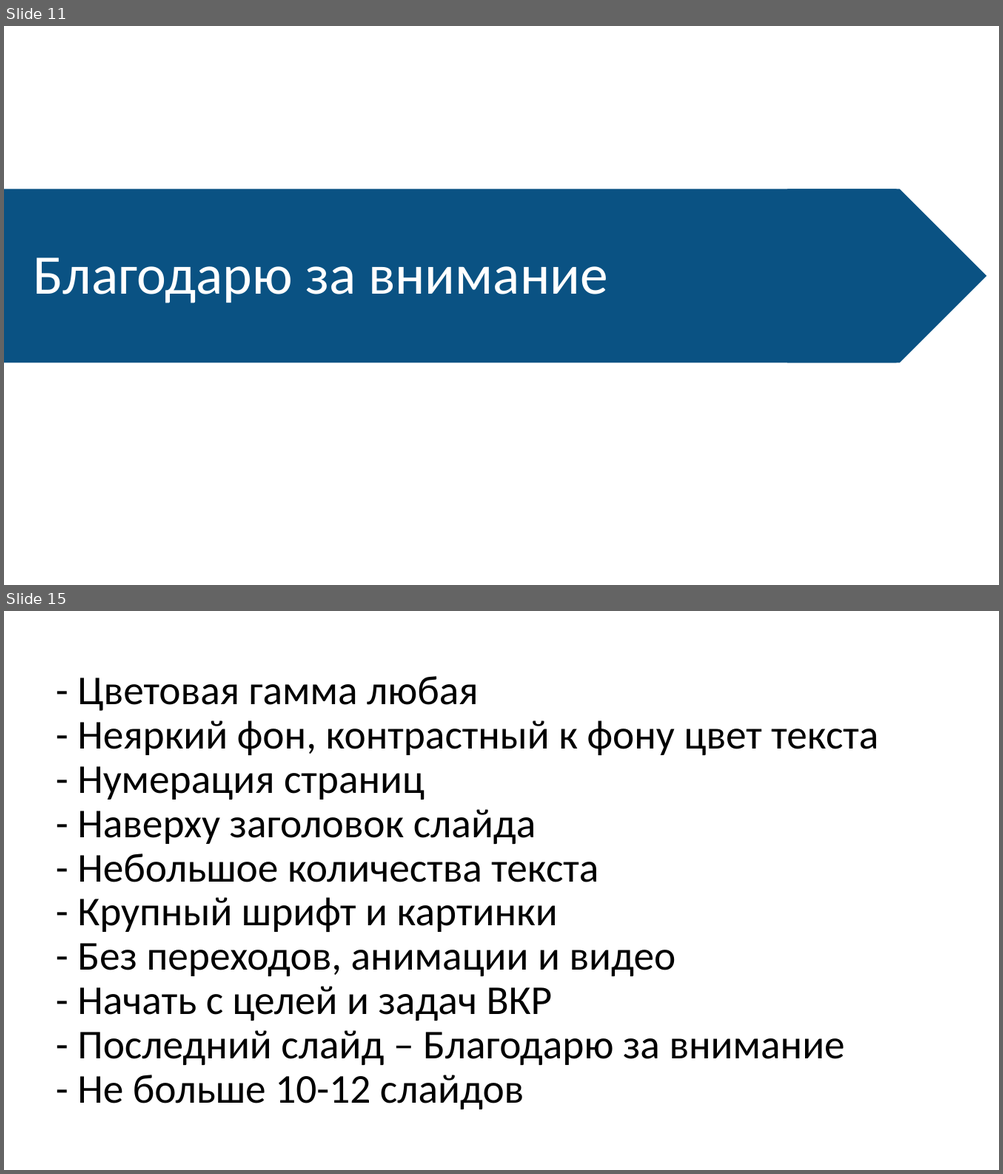
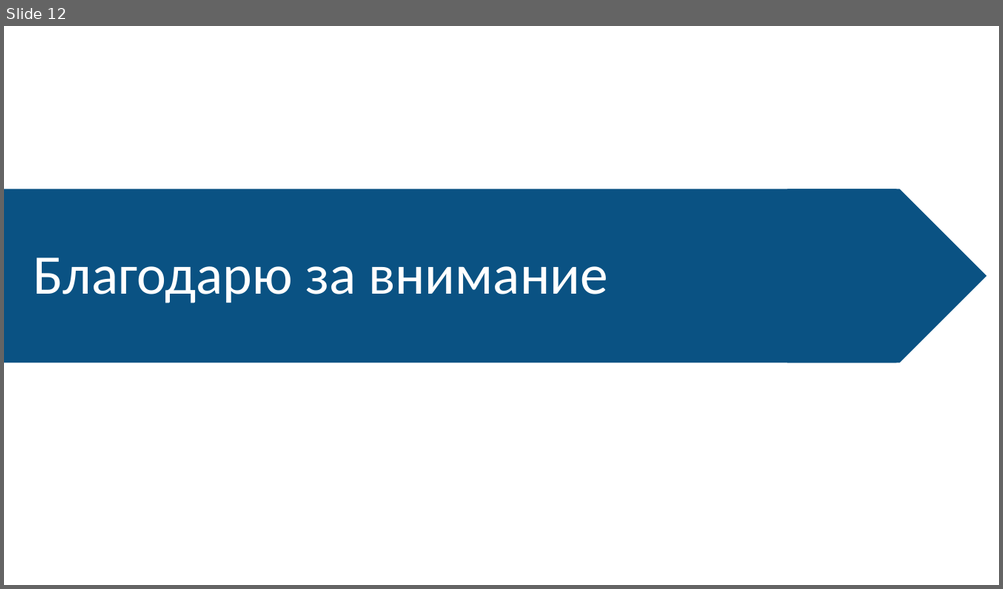
Before and after one commit to LebedevOleg/VKR_2022, a slide deck: Prezentatsia_VKR_2022.pptx. Shown one above the other, each under a label of ours: slides 11 and 15 before the commit, slide 12 after it; the slides between them are not shown. The pictures are 1003x1174 and 1003x589 pixels, drawn with LibreOffice and Linux fonts; fonts in the diff are those of the drawing. Boxes give left, top, right and bottom in pixels: in the first picture for what was removed or moved away, otherwise in the second. Text is boxed around its words. In the diff, an @@ line names an element or a change of style, - is before the commit and + after.

```diff
--- a/Prezentatsia_VKR_2022.pptx
+++ b/Prezentatsia_VKR_2022.pptx
@@ slide 15 removed at (4, 611, 999, 1170), background #FFFFFF @@
@@ title removed at (77, 676, 878, 1110) @@
-- Цветовая гамма любая
-- Неяркий фон, контрастный к фону цвет текста
-- Нумерация страниц
-- Наверху заголовок слайда
-- Небольшое количества текста
-- Крупный шрифт и картинки
-- Без переходов, анимации и видео
-- Начать с целей и задач ВКР
-- Последний слайд – Благодарю за внимание
-- Не больше 10-12 слайдов
@@ what was slide 11 is now slide 12 @@
```
Also in this commit, not shown: 3 slides changed, 1 slide added, 3 other slides removed, 3 other files.
